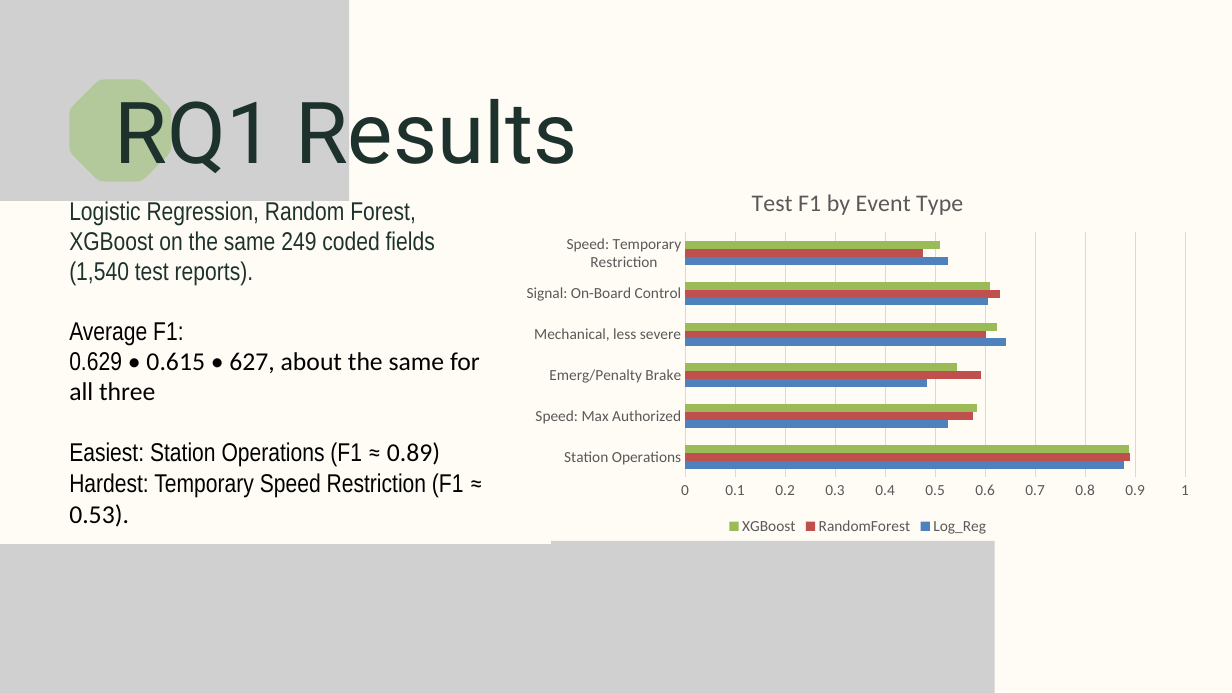
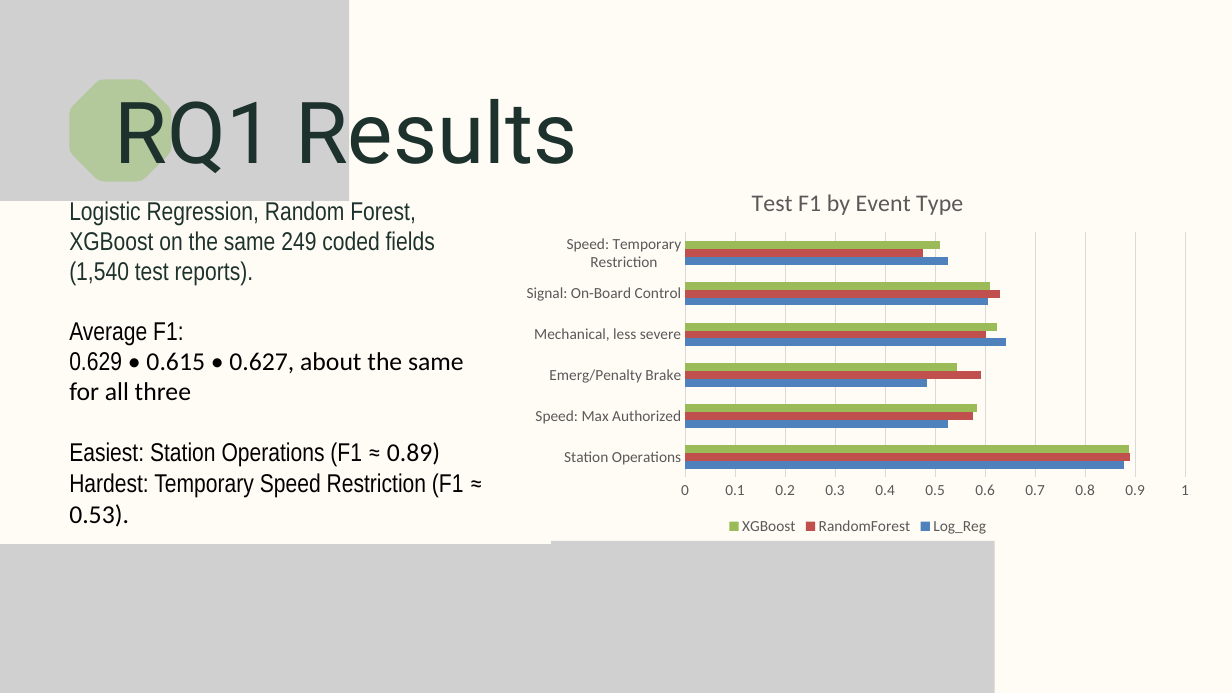
Before and after one commit to IvanIbarra18/Machine-Learning-for-Human-Factors-Analysis-in-Railway-Safery-Reports, a slide deck: slide 5 of website/Deep_Learning_Presentation_1.pptx. Drawn at 1232x693 pixels with LibreOffice and Linux fonts; fonts in the diff are those of the drawing; grey boxes stand for pictures. Boxes give left, top, right and bottom in pixels: in the first picture for what was removed or moved away, otherwise in the second. Text is boxed around its words. In the diff, an @@ line names an element or a change of style, - is before the commit and + after.

```diff
--- a/website/Deep_Learning_Presentation_1.pptx
+++ b/website/Deep_Learning_Presentation_1.pptx
@@ text at [69,352,464,400]: text changed @@
-0.629 • 0.615 • 627, about the same for all three
+0.629 • 0.615 • 0.627, about the same for all three
```
Also in this commit, not shown: 1 other slide changed.
